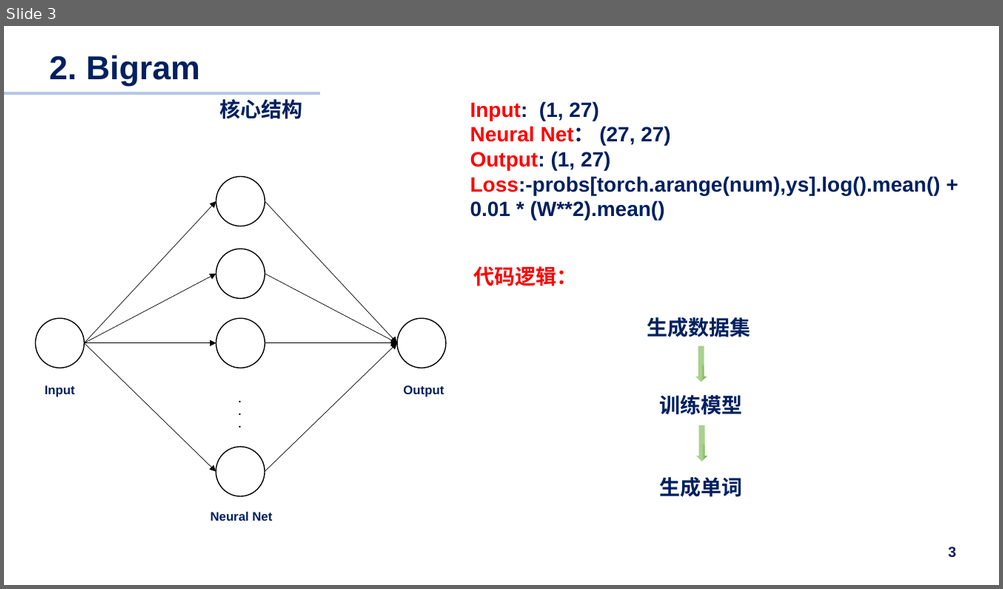
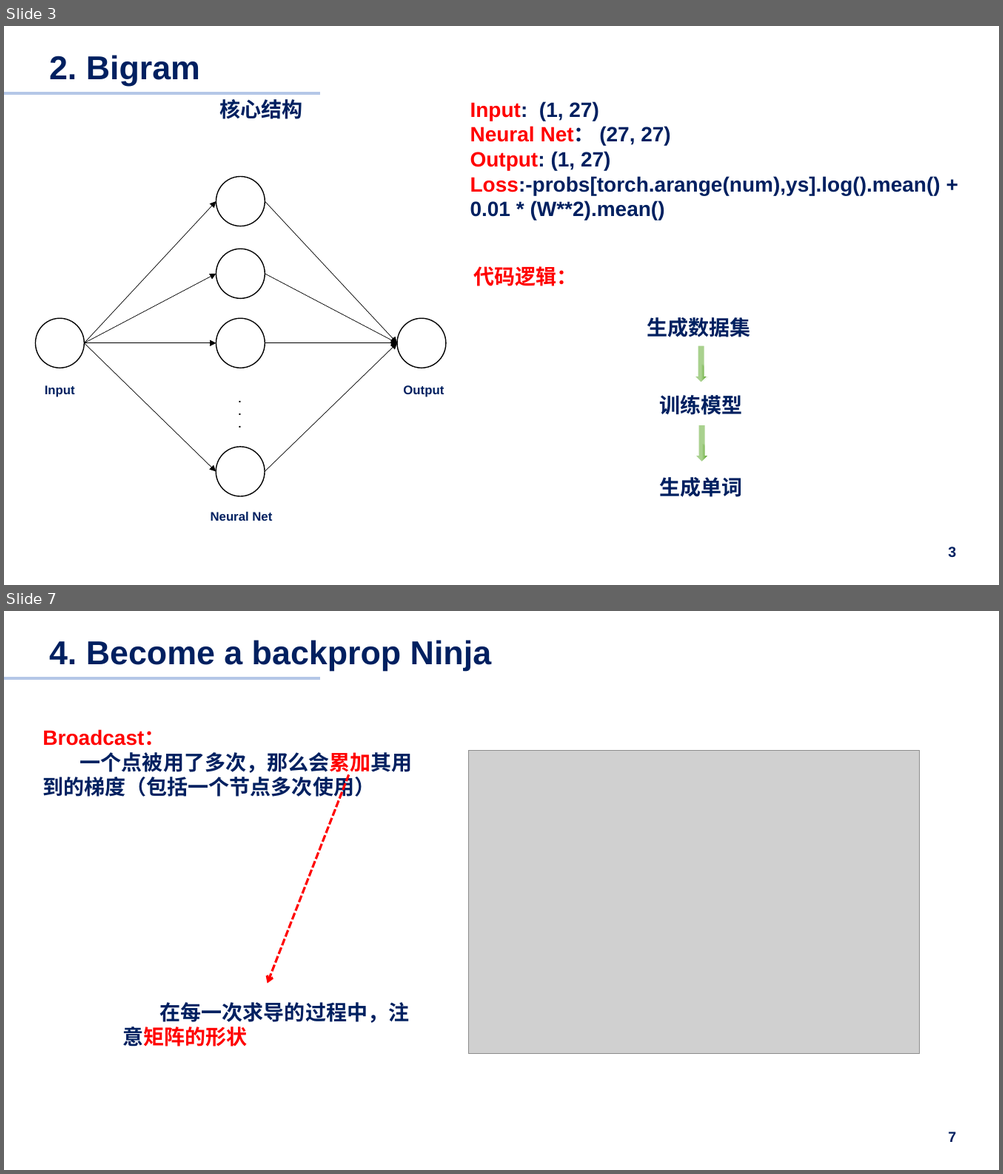
Before and after one commit to pilipala5/Neural-Network-from-zero-to-hero, a slide deck: Summary.pptx. Shown one above the other, each under a label of ours: slide 3 before the commit, slides 3 and 7 after it; the slides between them are not shown. The pictures are 1003x589 and 1003x1174 pixels, drawn with LibreOffice and Linux fonts; fonts in the diff are those of the drawing; grey boxes stand for pictures. Boxes give left, top, right and bottom in pixels: in the first picture for what was removed or moved away, otherwise in the second. Text is boxed around its words. In the diff, an @@ line names an element or a change of style, - is before the commit and + after.

```diff
--- a/Summary.pptx
+++ b/Summary.pptx
@@ slide 7 added at [4,611,999,1170], background #FFFFFF @@
@@ text added at [42,640,254,665], 32 pt, text #FFFFFF, bold @@
+  1.1染研究意义
@@ title added at [49,640,491,671], 32 pt, text #002060, bold @@
+4. Become a backprop Ninja
@@ line added from (4, 678) to (320, 678), #B4C7E7 2.5 pt @@
@@ text added at [42,729,412,799], 20 pt, text #002060, bold @@
+Broadcast：
+一个点被用了多次，那么会累加其用到的梯度（包括一个节点多次使用）
@@ picture added at [469,751,919,1054] @@
@@ arrow added from (349, 775) to (267, 983), #FF0000 2.25 pt dashed @@
@@ text added at [122,1002,409,1047], 20 pt, text #002060, bold @@
+在每一次求导的过程中，注意矩阵的形状
@@ page number added at [948,1132,956,1142], 14 pt, text #002060, bold @@
+7
```
Also in this commit, not shown: 2 slides changed, 2 other slides added, 3 other files.
